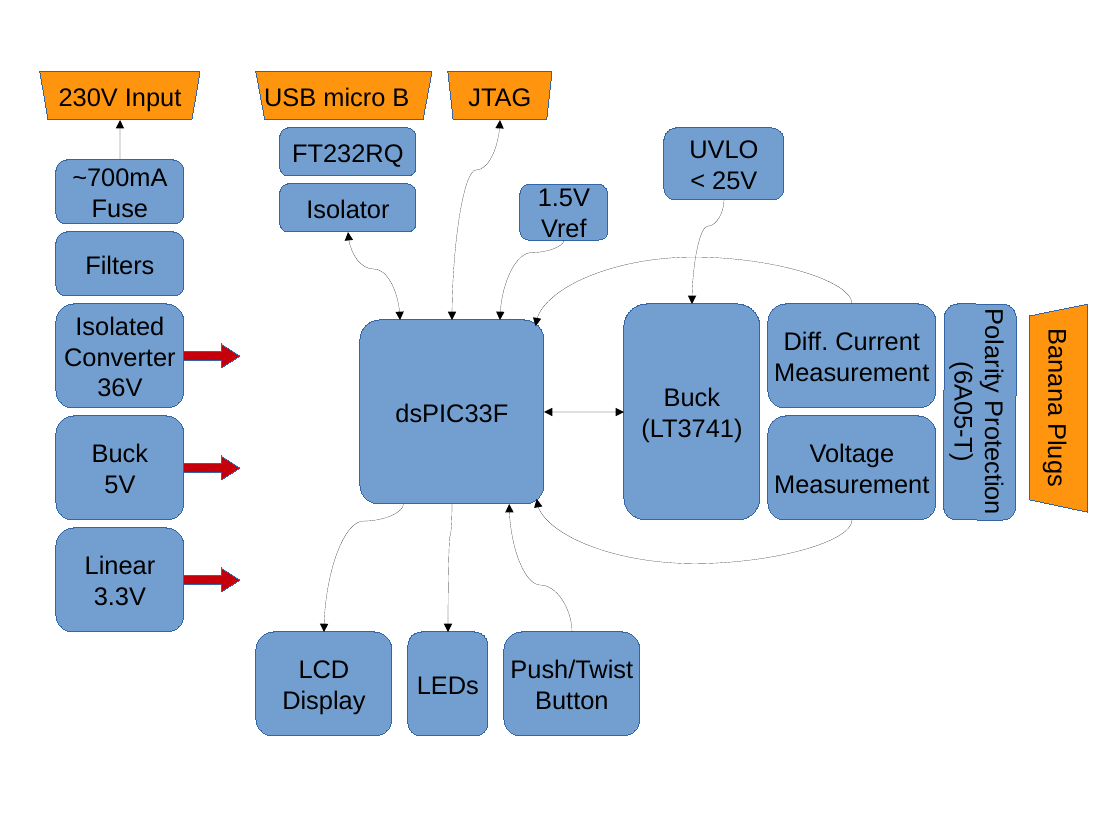
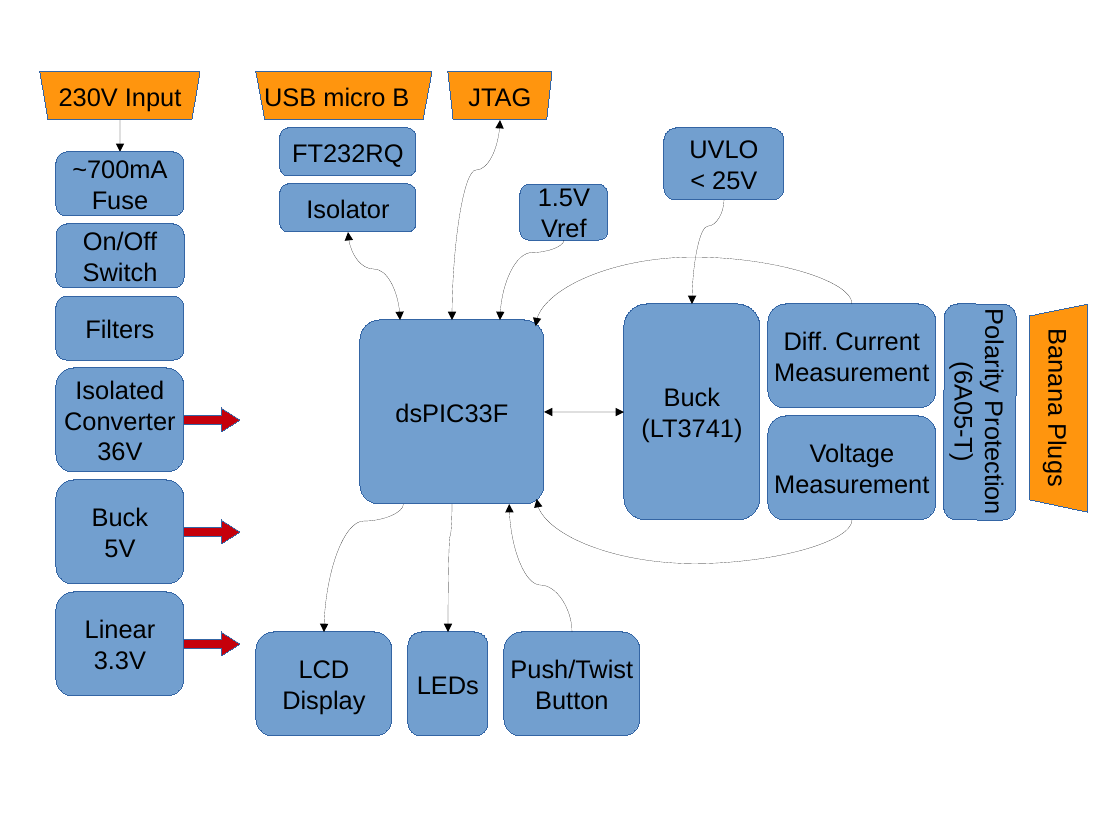
Before and after one commit to TheComet/bat6, a slide deck: slide 1 of doc/pflichtenheft/grob-blockdiagramm.odp. Drawn at 1120x840 pixels with LibreOffice and Linux fonts; fonts in the diff are those of the drawing. Boxes give left, top, right and bottom in pixels: in the first picture for what was removed or moved away, otherwise in the second. Text is boxed around its words. In the diff, an @@ line names an element or a change of style, - is before the commit and + after.

```diff
--- a/doc/pflichtenheft/grob-blockdiagramm.odp
+++ b/doc/pflichtenheft/grob-blockdiagramm.odp
@@ curved arrow moved from (120, 161) - (120, 120) to (120, 120) - (120, 152) @@
@@ rounded rectangle "~700mA": place and size @@
-rounded rectangle "~700mA" at [56,160,184,224]
+rounded rectangle "~700mA" at [56,152,184,216]
@@ rounded rectangle added at [56,224,184,288], fill #729FCF, outline #3465A4 0 pt, 18 pt, text #000000 @@
+On/Off
+Switch
@@ 4 rounded rectangles, 3 right arrows: place and size @@
-4 rounded rectangles, 3 right arrows at [56,232,240,632]
+4 rounded rectangles, 3 right arrows at [56,296,240,696]
```
Also in this commit, not shown: 3 other files.
